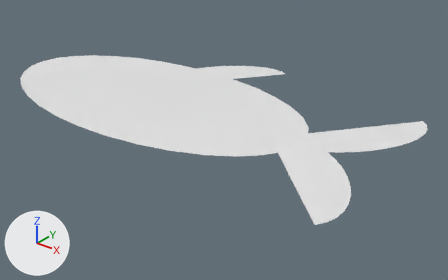
Before and after pictures for a commit that changed the Blender file Spiradic/Assets/Models/Fish.blend.
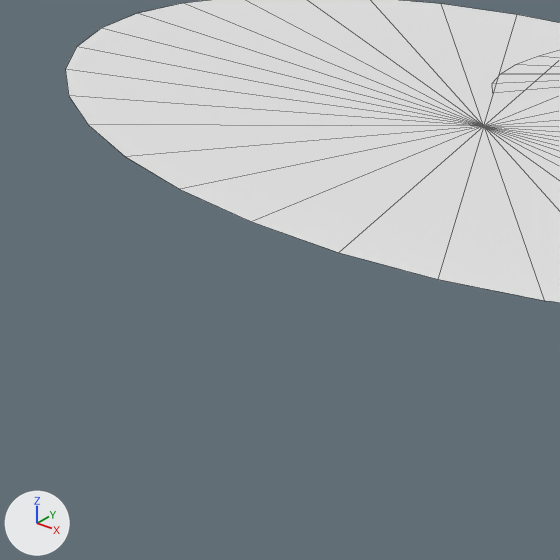
Each version is shown whole from a camera (50 mm lens) standing at (0.813, -0.795, 0.463) and looking at (0.155, 0.027, -0.047), then close up on the part from 0% to 39% of the width and 20% to 83% of the height. The lights are fixed; the arrows at lower left show +X, +Y and +Z. The close-ups show mesh edges as thin lines.

The older version as bpy lines, for what is in view:
```python
me_circle_003 = bpy.data.meshes.new('Circle.003')
me_circle_003.from_pydata(...)  # 87 vertices, 80 faces; spans x -0.344..0.495, y -0.192..0.278, z 0.1..0.101
ob_circle = bpy.data.objects.new('Circle', me_circle_003)
ob_circle.location = (0.0, 0.0, -0.0892)
```
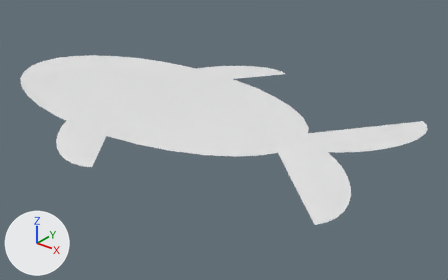
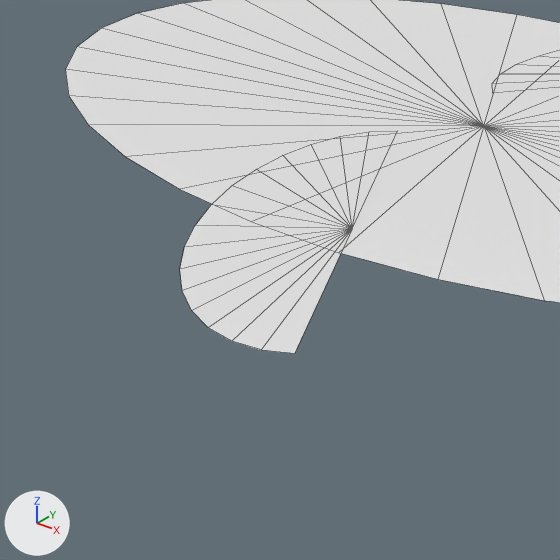
Commit message: New fish

The edits, one by one:
me_circle_003 has 87 vertices, 80 faces and spans x -0.344..0.495, y -0.192..0.278, z 0.1..0.101.
me_circle_003 is used by ob_circle; location (0.0, 0.0, -0.0892).
me_circle_003 part 1: the loose piece of 18 vertices spanning x -0.062..0.133, y 0.041..0.278, z 0.101 is copied, and the copy is mirrored in y about the mesh origin; it spans x -0.062..0.133, y -0.278..-0.041, z 0.101.

Where the change shows, as pixel boxes [x1, y1, x2, y2] in the close-ups (560 x 560 px):
'Circle', reshaped: before [65, 0, 560, 302]; after [65, 0, 560, 353]
part 1 of me_circle_003, added: after [180, 131, 397, 353]
